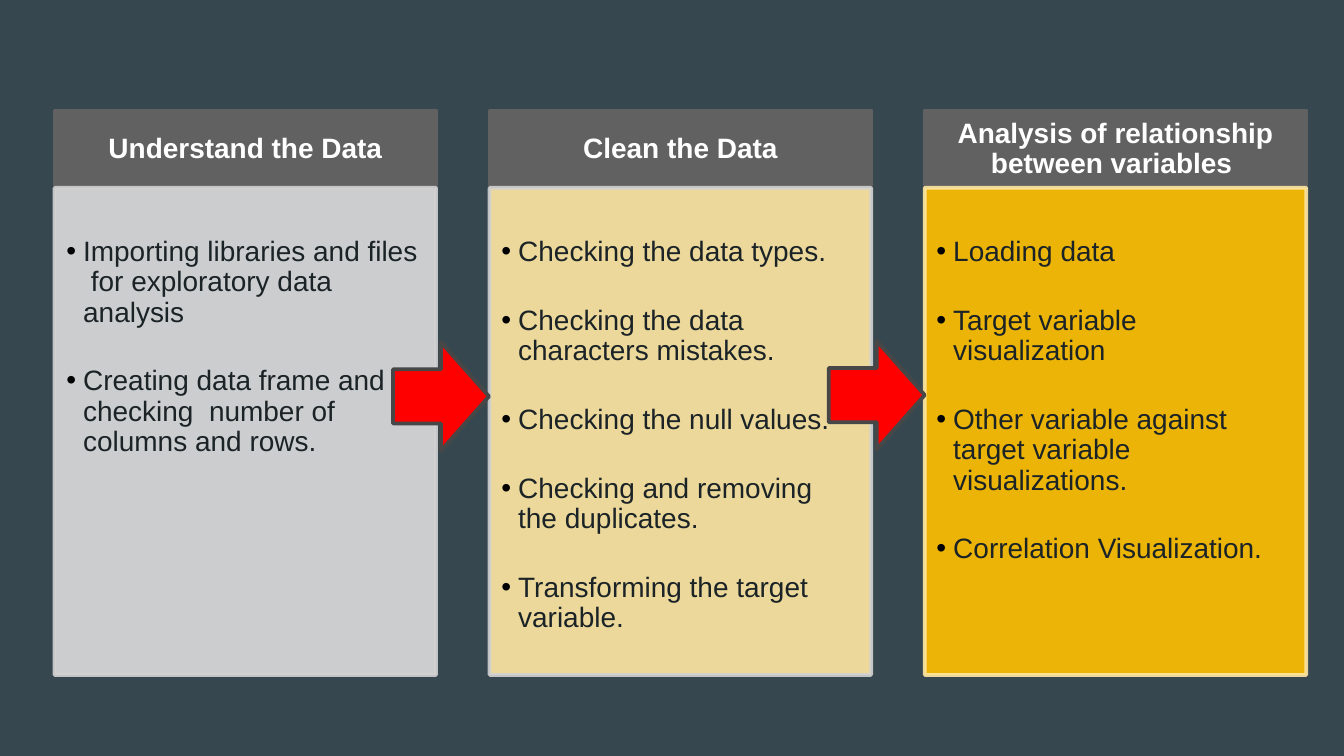
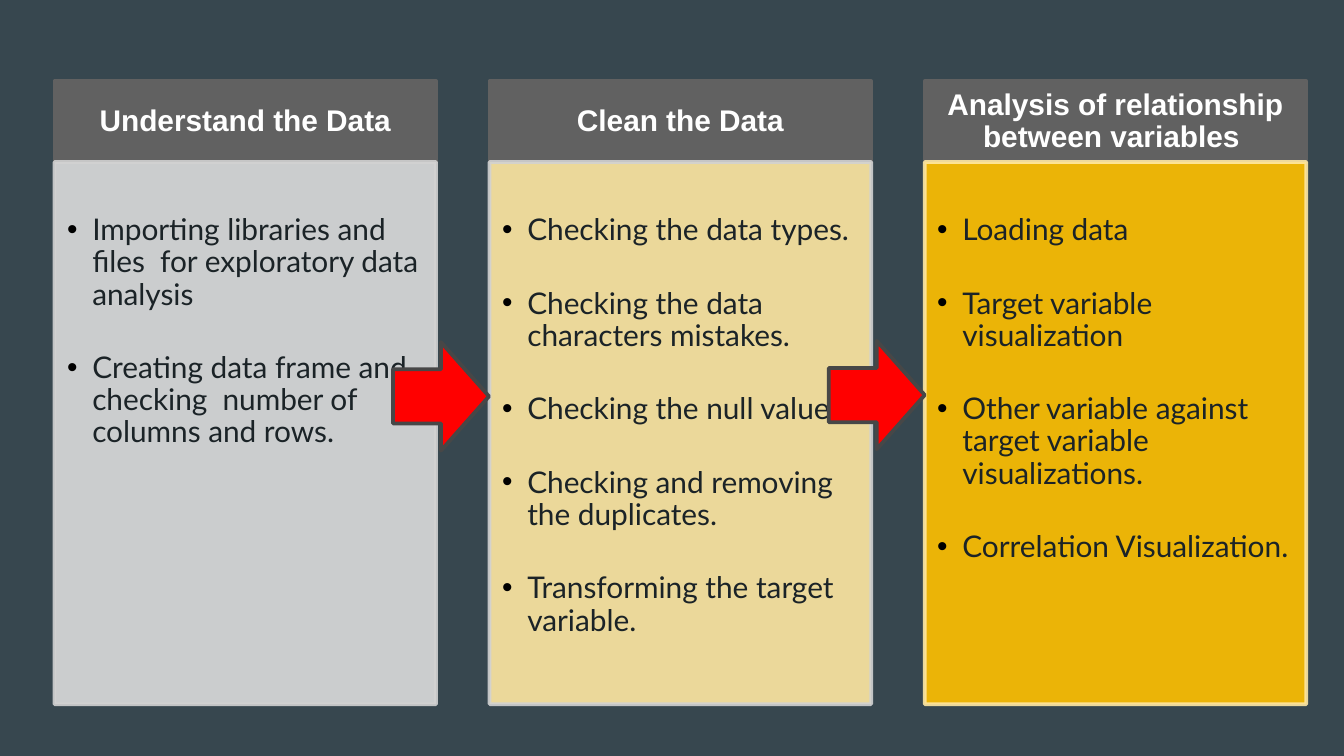
Before and after one commit to apombo90/Predicting_Heart_Disease, a slide deck: slide 9 of Final Project - Group 7.pptx. Drawn at 1344x756 pixels with LibreOffice and Linux fonts; fonts in the diff are those of the drawing. Boxes give left, top, right and bottom in pixels: in the first picture for what was removed or moved away, otherwise in the second. Text is boxed around its words. In the diff, an @@ line names an element or a change of style, - is before the commit and + after.

Commit message:
final update on the slides

```diff
--- a/Final Project - Group 7.pptx
+++ b/Final Project - Group 7.pptx
@@ 3 texts, 3 rectangles: place and size @@
-3 texts, 3 rectangles at box(55, 110, 1306, 188)
+3 texts, 3 rectangles at box(55, 81, 1306, 161)
@@ size 15 to 16 pt in 3 elements at box(100, 109, 391, 132), box(577, 109, 784, 132), box(947, 93, 1283, 148) @@
@@ text "Importing libraries and files for ...": place and size @@
-text "Importing libraries and files for ..." at box(83, 240, 418, 452)
+text "Importing libraries and files for ..." at box(92, 218, 418, 442)
@@ rectangle: place and size @@
-rectangle at box(55, 188, 437, 675)
+rectangle at box(55, 163, 437, 704)
@@ text "Checking the data types.": place and size @@
-text "Checking the data types." at box(518, 240, 829, 628)
+text "Checking the data types." at box(527, 218, 849, 632)
@@ rectangle: place and size @@
-rectangle at box(489, 188, 871, 675)
+rectangle at box(489, 163, 871, 704)
@@ size 15 to 16 pt, font Arial to Lato; indent changed in 3 elements at box(92, 218, 418, 442), box(527, 218, 849, 632), box(962, 218, 1289, 558) @@
@@ text "Loading data": place and size @@
-text "Loading data" at box(953, 240, 1262, 559)
+text "Loading data" at box(962, 218, 1289, 558)
@@ rectangle: place and size @@
-rectangle at box(925, 188, 1306, 675)
+rectangle at box(925, 163, 1306, 704)
```
Also in this commit, not shown: 2 other slides changed.
